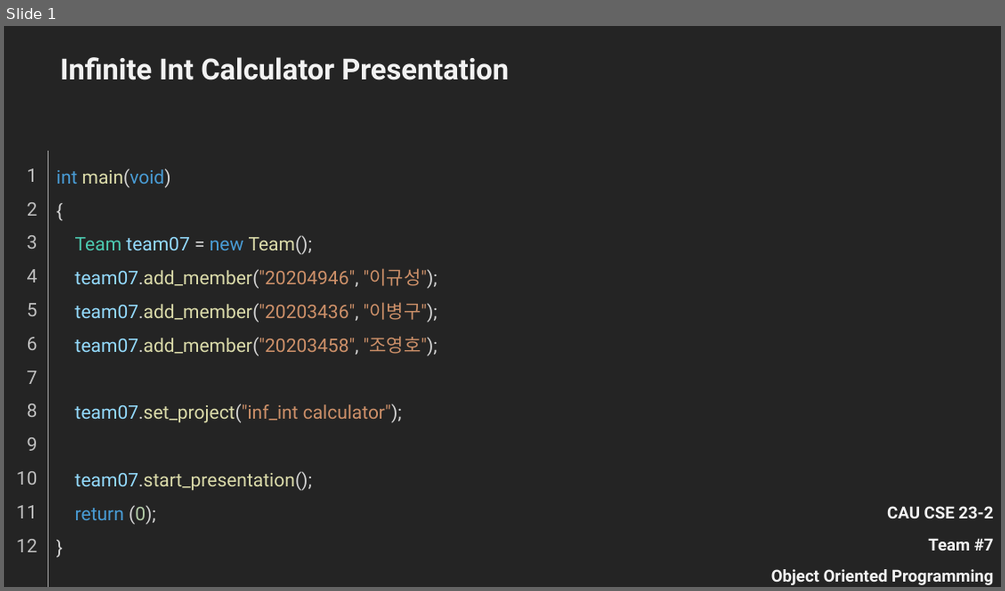
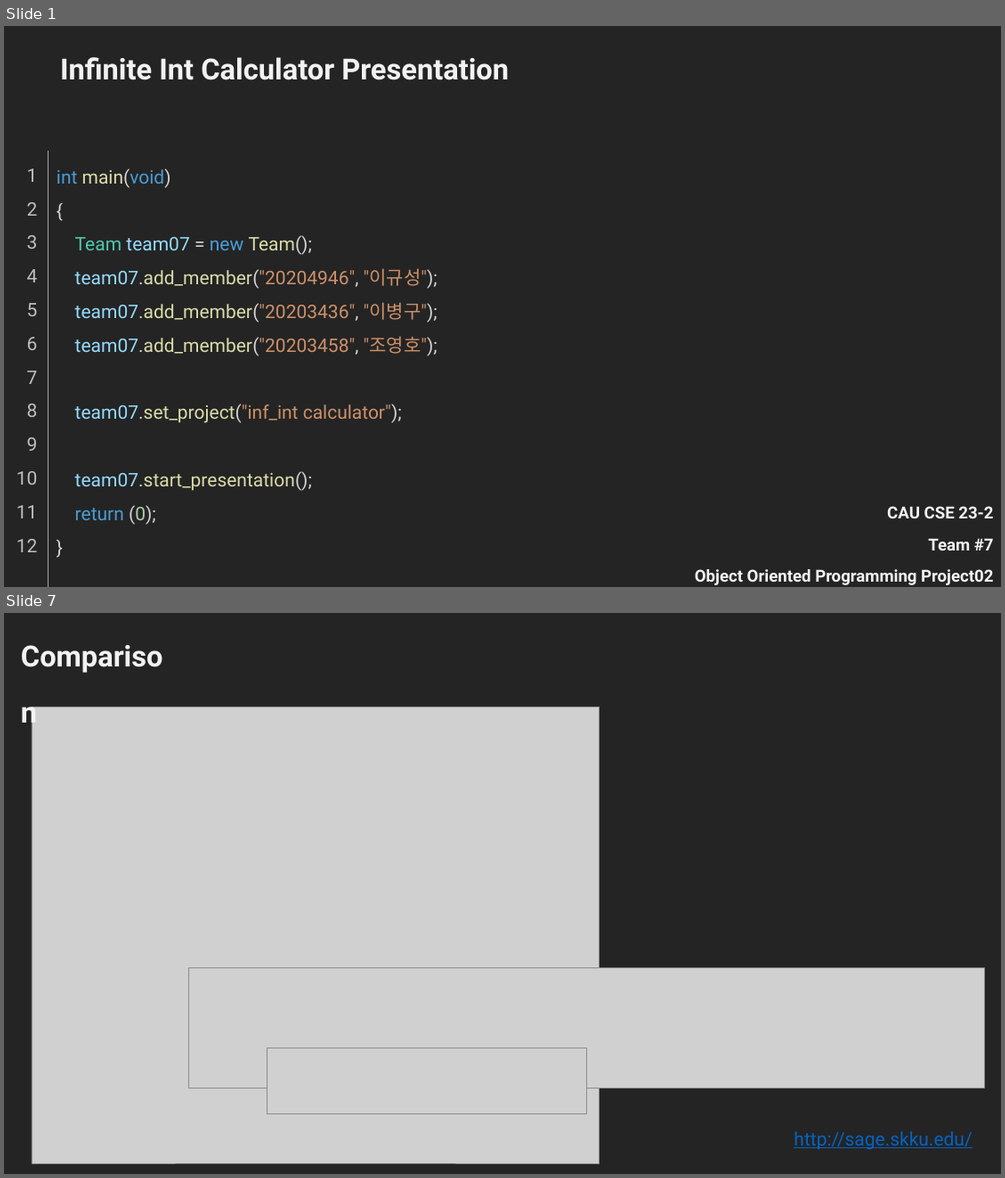
Before and after one commit to Tastypotato245/OOP_Project02, a slide deck: OOP_Project02_Team07.pptx. Shown one above the other, each under a label of ours: slide 1 before the commit, slides 1 and 7 after it; the slides between them are not shown. The pictures are 1005x591 and 1005x1178 pixels, drawn with LibreOffice and Linux fonts; fonts in the diff are those of the drawing; grey boxes stand for pictures. Boxes give left, top, right and bottom in pixels: in the first picture for what was removed or moved away, otherwise in the second. Text is boxed around its words. In the diff, an @@ line names an element or a change of style, - is before the commit and + after.

```diff
--- a/OOP_Project02_Team07.pptx
+++ b/OOP_Project02_Team07.pptx
@@ slide 7 added at (x1=4, y1=613, x2=1001, y2=1174), background #242424 @@
@@ text added at (x1=14, y1=613, x2=181, y2=671), 28 pt, text #F2F2F2, bold @@
+Comparison
@@ picture added at (x1=32, y1=706, x2=599, y2=1163) @@
@@ picture added at (x1=189, y1=967, x2=985, y2=1088) @@
@@ picture added at (x1=267, y1=1048, x2=587, y2=1114) @@
@@ text added at (x1=793, y1=1131, x2=971, y2=1150), 18 pt, text #0563C1, underline @@
+http://sage.skku.edu/
@@ slide 1 changed as well @@
@@ text "CAU CSE 23-2" moved from (x1=771, y1=506, x2=994, y2=585) to (x1=695, y1=506, x2=994, y2=585) @@
@@ text at (x1=695, y1=569, x2=993, y2=585): text changed @@
-Object Oriented Programming
+Object Oriented Programming Project02
```
Also in this commit, not shown: 9 other slides added, 3 slides removed, 1 other file.
